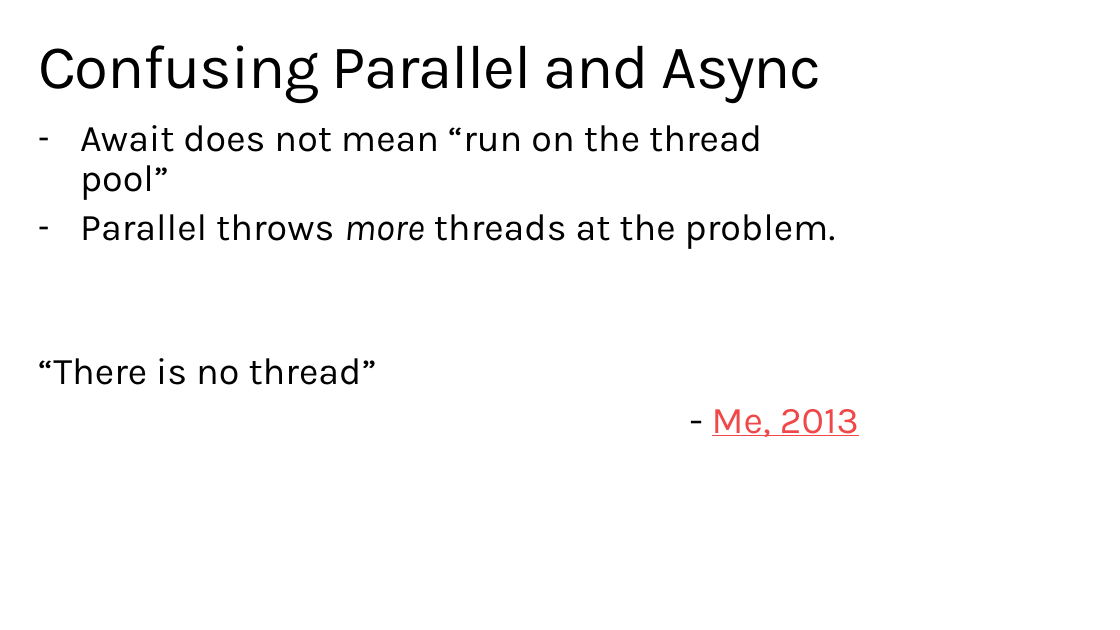
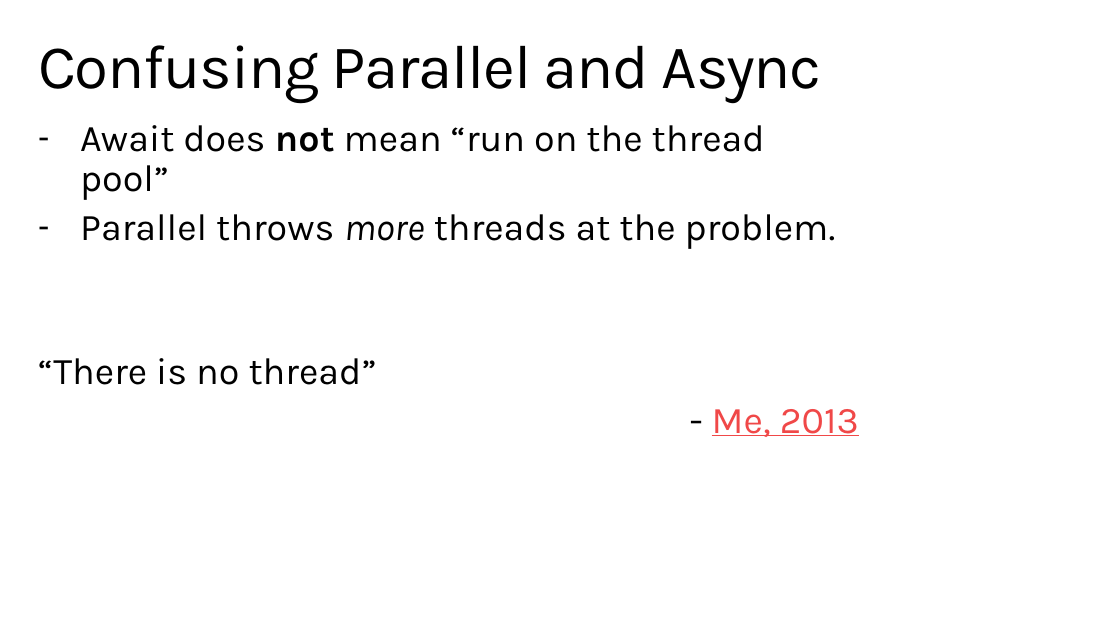
Before and after one commit to StephenCleary/Presentations, a slide deck: slide 11 of Async Pitfalls/Async Pitfalls.pptx. Drawn at 1120x630 pixels with LibreOffice and Linux fonts; fonts in the diff are those of the drawing; background and template pictures are left out. Boxes give left, top, right and bottom in pixels: in the first picture for what was removed or moved away, otherwise in the second. Text is boxed around its words. In the diff, an @@ line names an element or a change of style, - is before the commit and + after.

```diff
--- a/Async Pitfalls/Async Pitfalls.pptx
+++ b/Async Pitfalls/Async Pitfalls.pptx
@@ text at bbox=[80, 125, 765, 200]: bold on in "not" @@
```
Also in this commit, not shown: 6 other slides changed, 16 slides added, 8 slides removed, 4 other files.
